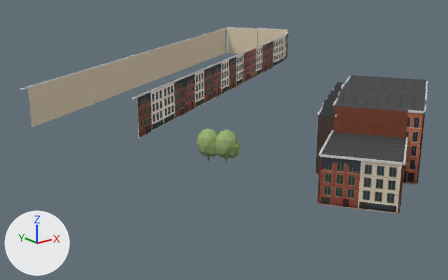
Renders of the glTF model viewer/districts/2020-kiel/chunks/c_-2_5.glb from each side of a commit.
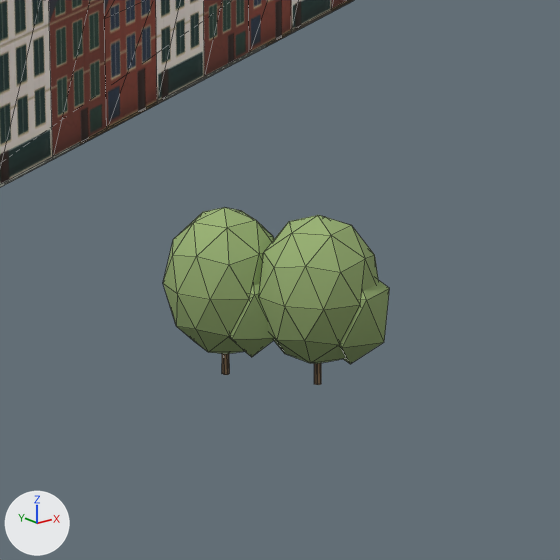
There are two pictures of each version: one from a 50 mm lens placed at (-589.7, 1282.7, 45.5), pointed at (-508.6, 1384.1, 4.9), one close up on the part from 37% to 61% of the width and 31% to 70% of the height. The axes (+X, +Y, +Z) are drawn at lower left. The lights are the same throughout. The first two pictures are the older version. The close-ups show mesh edges as thin lines. Where no turn or scale is listed for an object, it has been applied to the vertices. Vertices at exactly the same position are counted once.

The older version as bpy lines, for what is in view:
```python
me_bldg_6006383940_facade10 = bpy.data.meshes.new('bldg_6006383940_facade10')
me_bldg_6006383940_facade10.from_pydata(...)  # 78 vertices, 92 faces; spans x -52.7..52.7, y -28.4..28.4, z -5.4..5.4
# faces by material slot: [12, 12, 24, 44]
me_bldg_6006383940_facade10.materials.append(mat_wall_cream_tile__v2)
me_bldg_6006383940_facade10.materials.append(mat_plinth_cream_tile__v2)  # grey #b7bbb0
me_bldg_6006383940_facade10.materials.append(mat_trim_cream_tile__v2)  # light grey #dbd8d3
me_bldg_6006383940_facade10.materials.append(mat_facade_photo_atlas)
me_tree_round_1 = bpy.data.meshes.new('tree_round_1')
me_tree_round_1.from_pydata(...)  # 66 vertices, 120 faces; spans x -0.68..0.68, y -0.7..0.7, z -1.0..1.0
me_tree_round_1.materials.append(mat_tree_vc)
# before: 7 (-0.01, 0.03, 0.06), 8 (0.01, 0.02, 0.06), 14 (0.01, -0.02, 0.06), 20 (-0.01, -0.03, 0.06), 27 (-0.04, -0.02, 0.06)
# before: 29 (-0.04, 0.02, 0.06)
ob_bldg_6006383940_facade10 = bpy.data.objects.new('bldg_6006383940_facade10', me_bldg_6006383940_facade10)
ob_bldg_6006383940_facade10.location = (-463.75, 1437.52, 5.48)
ob_tree_round_1 = bpy.data.objects.new('tree_round_1', me_tree_round_1)
ob_tree_round_1.parent = ob_trees__2_5
ob_tree_round_1.location = (-0.0148, -0.0522, 3.74)
ob_tree_round_1.rotation_euler = (0.0, 0.0, -1.847)  # degrees (0, 0, -106)
ob_tree_round_1.scale = (3.84, 3.84, 3.74)
ob_tree_round_1_001 = bpy.data.objects.new('tree_round_1.001', me_tree_round_1)
ob_tree_round_1_001.parent = ob_trees__2_5
ob_tree_round_1_001.location = (-2.319, 3.415, 3.72)
ob_tree_round_1_001.rotation_euler = (0.0, 0.0, -2.143)  # degrees (0, 0, -123)
ob_tree_round_1_001.scale = (3.77, 3.77, 3.72)
```
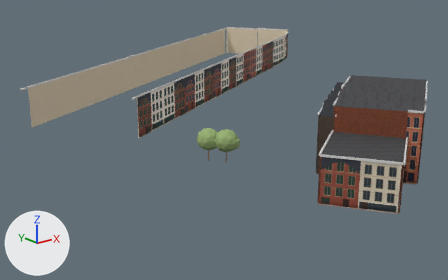
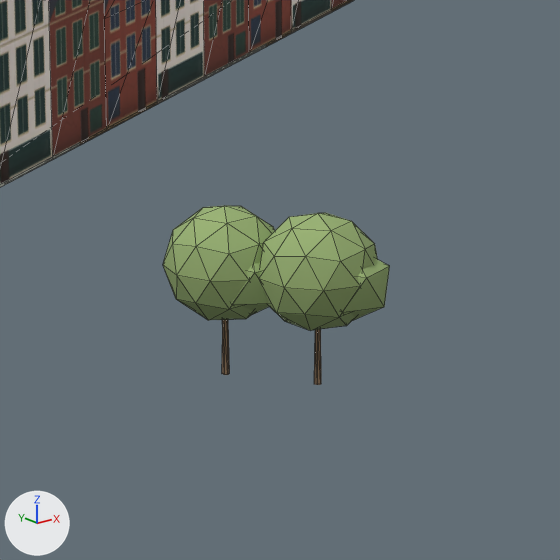
The change, as a list of edits to the scene's bpy script:
```text
Change me_tree_round_1:
    used by ob_tree_round_1; parent = ob_trees__2_5; location = (-0.0148, -0.0522, 3.74); rotation_euler = (0.0, 0.0, -1.847), in degrees (0, 0, -106); scale = (3.84, 3.84, 3.74)
    remove me_tree_round_1.from_pydata(...)  # 66 vertices, 120 faces; spans x -0.68..0.68, y -0.7..0.7, z -1.0..1.0
    add me_tree_round_1.from_pydata(...)  # 66 vertices, 120 faces; spans x -0.67..0.67, y -0.69..0.69, z -1.0..1.0
    me_tree_round_1 part 1: the loose piece of 42 vertices spanning x -0.68..0.65, y -0.7..0.7, z -0.76..1.0 is scaled about its middle by (0.989, 0.989, 0.767), then moved by (0.0, 0.0, 0.21)
    me_tree_round_1 part 2: the loose piece of 12 vertices spanning x -0.17..0.68, y -0.13..0.68, z -0.72..0.52 is scaled about its middle by (0.989, 0.989, 0.712), then moved by (0.0, 0.0, 0.32)
    me_tree_round_1 part 3
    add for i in [7, 8, 14, 20, 27, 29]: me_tree_round_1.vertices[i].co += Vector((0.0, 0.0, -0.35))
Change ob_tree_round_1:
    ob_tree_round_1.location: (-0.0148, -0.0522, 3.74) -> (-0.0148, -0.0522, 3.781)
    ob_tree_round_1.scale: (3.84, 3.84, 3.74) -> (3.88, 3.88, 3.78)
Change ob_tree_round_1_001:
    ob_tree_round_1_001.location: (-2.319, 3.415, 3.72) -> (-2.319, 3.415, 3.76)
    ob_tree_round_1_001.scale: (3.77, 3.77, 3.72) -> (3.81, 3.81, 3.76)
```

Location of each change, (x1, y1, x2, y2) in pixels of the close-ups (560 x 560 px; the box of a moved part takes in the faces that stretch with it):
'tree_round_1', reshaped, moved, rescaled: before (260, 215, 389, 385); after (260, 213, 390, 385)
'tree_round_1.001', reshaped, moved, rescaled: before (163, 207, 274, 375); after (163, 206, 275, 375)
part 1 of me_tree_round_1, moved or reshaped: before (163, 207, 378, 364); after (163, 206, 378, 331)
part 2 of me_tree_round_1, moved or reshaped: before (230, 279, 389, 364); after (231, 259, 390, 321)
part 3 of me_tree_round_1, moved or reshaped: before (222, 354, 321, 385); after (222, 320, 321, 385)
